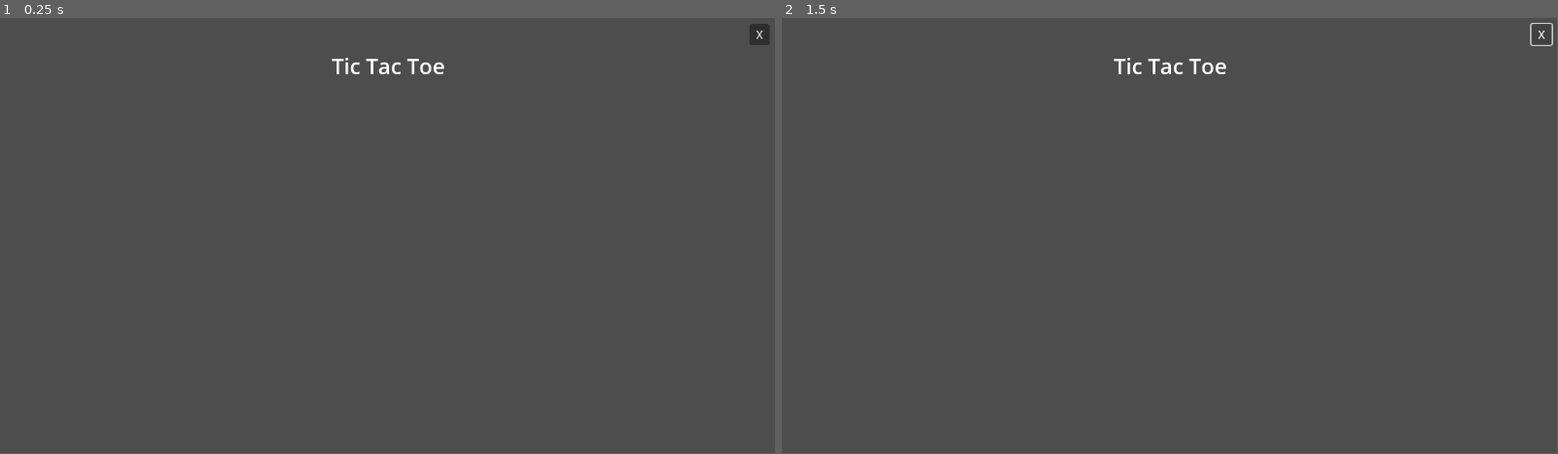
Above: before the commit, frames 1-2 (left to right).
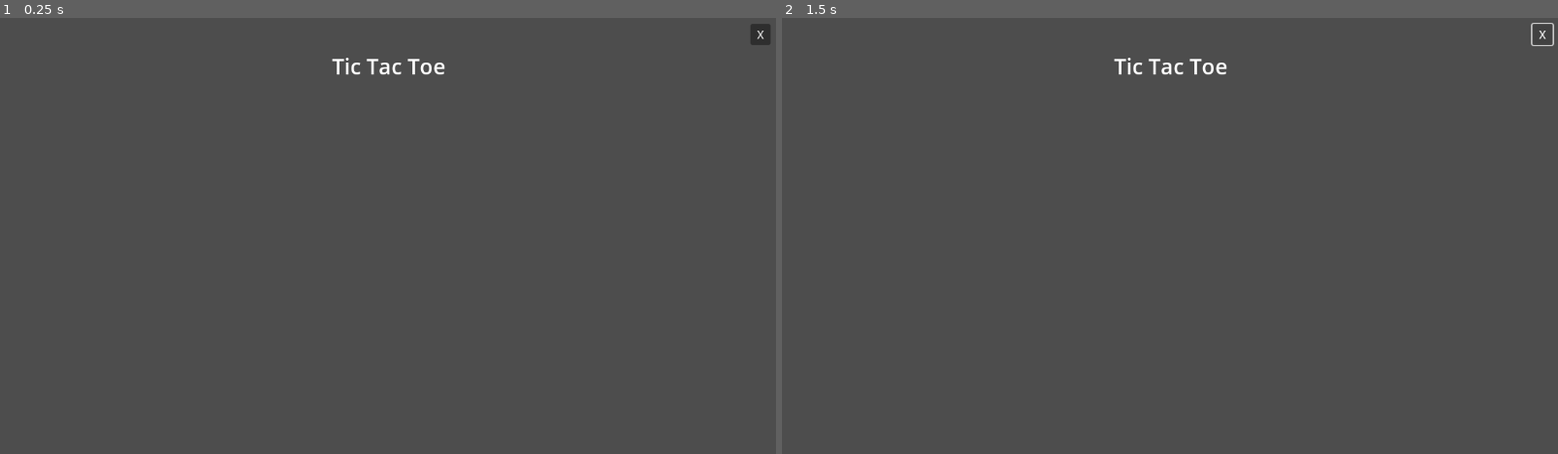
Above: after the commit, the same moments.

Repository: YaoHuiJi/GodotMiniGames
Game: Godot game, scene res://games/tictactoe/TicTacToe.tscn
The game is run twice, just before and just after one commit, with the same random seed, the same clock (stepped at 60 frames per second) and the same inputs. This scene is started directly instead of the project's main scene.
Inputs:
- Up to frame 1 (0.25 s): no input
- Up to frame 2 (1.5 s): click "X" at 0.5 s
In our replay, the window is 799x449 before the commit and 800x450 after it. These sizes can differ from the game's own. Grey fills any space a smaller window leaves; there, only what the larger window draws over its background counts as a difference.

The runs differ from the first frame. In frame 1, 0.1% of the frame differs, in the area x 42-99%, y 2-14%; in frame 2, 0.2%, in the area x 42-100%, y 1-14%.
Error before the commit: Attempt to call function 'show' in base 'null instance' on a null instance. (res://games/tictactoe/TicTacToe.gd:14)
Error after the commit: Invalid call. Nonexistent function 'quit_to_main' in base 'Window'. (res://games/tictactoe/TicTacToe.gd:14)

Commit message:
add sprites

Diff:
--- a/games/tictactoe/TicTacToe.gd
+++ b/games/tictactoe/TicTacToe.gd
@@ -11,6 +11,6 @@
 
 
 func _on_quit_pressed():
-	get_parent().get_node("MainMenu").show()
+	get_parent().quit_to_main()
 	call_deferred("free")
 	pass # Replace with function body.
--- a/games/tictactoe/TicTacToe.tscn
+++ b/games/tictactoe/TicTacToe.tscn
@@ -25,4 +25,6 @@
 grow_horizontal = 0
 text = "X"
 
+[node name="Board" type="Node2D" parent="."]
+
 [connection signal="pressed" from="Hud/Quit" to="." method="_on_quit_pressed"]
--- a/main.gd
+++ b/main.gd
@@ -11,8 +11,8 @@
 	pass
 
 func quit_to_main():
-	print("Quit to main screen")
-
+	print("退回主界面")
+	$MainMenu.show()
 
 func _on_main_menu_open_game(gameId,gameName):
 	$MainMenu.hide()
--- a/project.godot
+++ b/project.godot
@@ -15,6 +15,11 @@
 config/features=PackedStringArray("4.1", "GL Compatibility")
 config/icon="res://icon.svg"
 
+[display]
+
+window/stretch/mode="viewport"
+window/stretch/aspect="expand"
+
 [dotnet]
 
 project/assembly_name="GodotMiniGames"
Binary file added: games/tictactoe/pieces.ase
Binary file added: games/tictactoe/pieces.aseprite
Not shown, changed: .gitignore
Not shown, removed: games/.DS_Store
